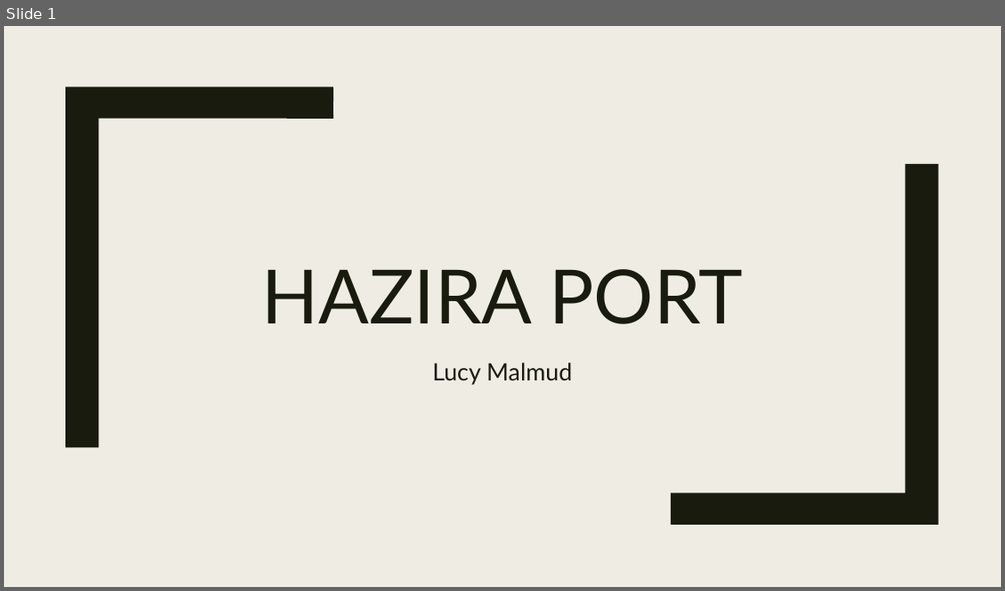
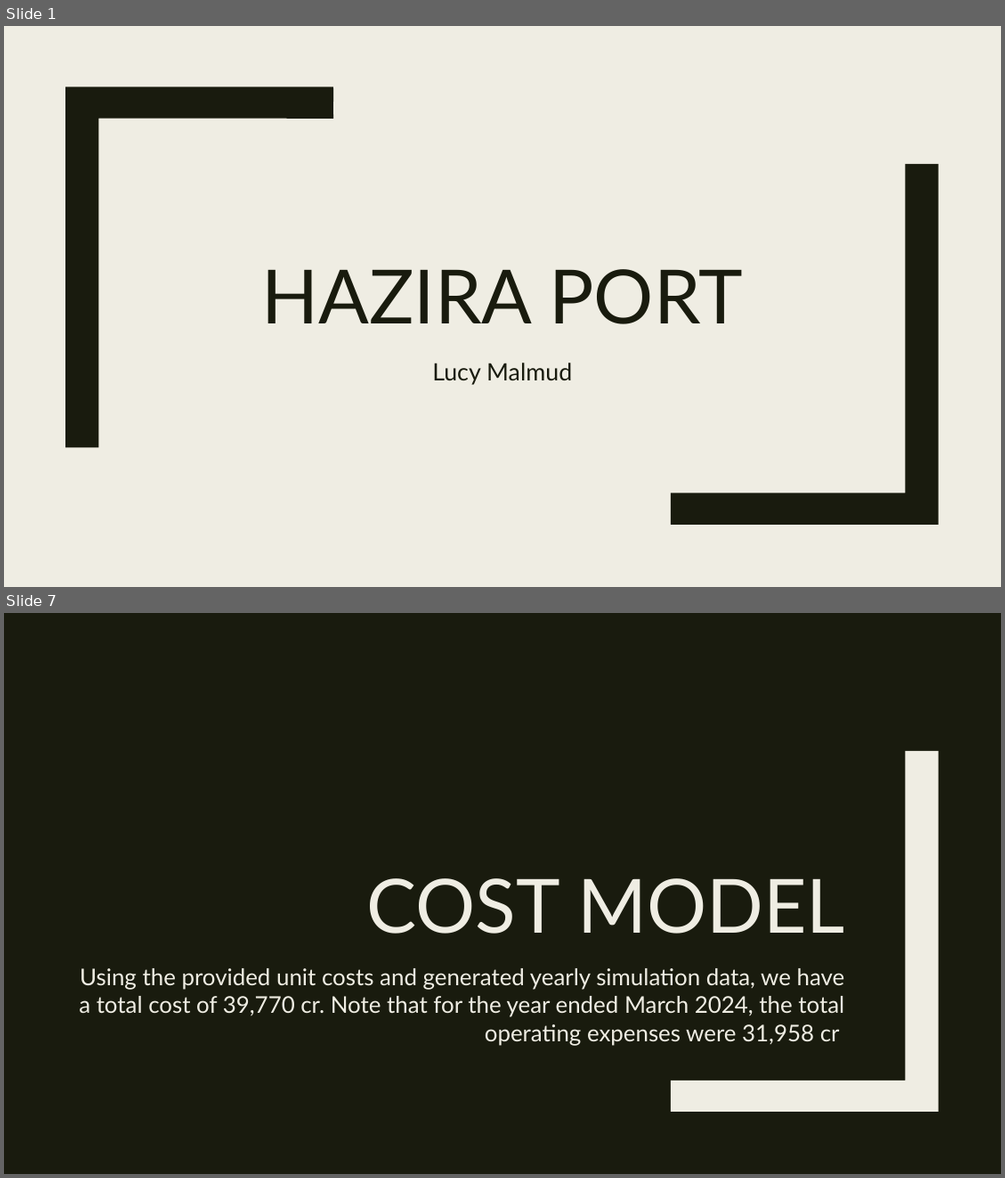
Before and after one commit to lmalmud/hazira-port, a slide deck: Presentation_Hazira.pptx. Shown one above the other, each under a label of ours: slide 1 before the commit, slides 1 and 7 after it; the slides between them are not shown. The pictures are 1005x591 and 1005x1178 pixels, drawn with LibreOffice and Linux fonts; fonts in the diff are those of the drawing. Boxes give left, top, right and bottom in pixels: in the first picture for what was removed or moved away, otherwise in the second. Text is boxed around its words. In the diff, an @@ line names an element or a change of style, - is before the commit and + after.

```diff
--- a/Presentation_Hazira.pptx
+++ b/Presentation_Hazira.pptx
@@ slide 7 added at (4,613,1001,1174), background #191B0E @@
@@ freeform shape added at (671,751,938,1111), fill #EFEDE3 @@
@@ title added at (367,878,845,933), 72 pt, text #EFEDE3 @@
+COST MODEL
@@ text added at (79,968,845,1046), 22.2 pt, text #EFEDE3 @@
+Using the provided unit costs and generated yearly simulation data, we have a total cost of 39,770 cr. Note that for the year ended March 2024, the total operating expenses were 31,958 cr
```
Also in this commit, not shown: 1 slide changed, 8 other slides added, 1 other file.
